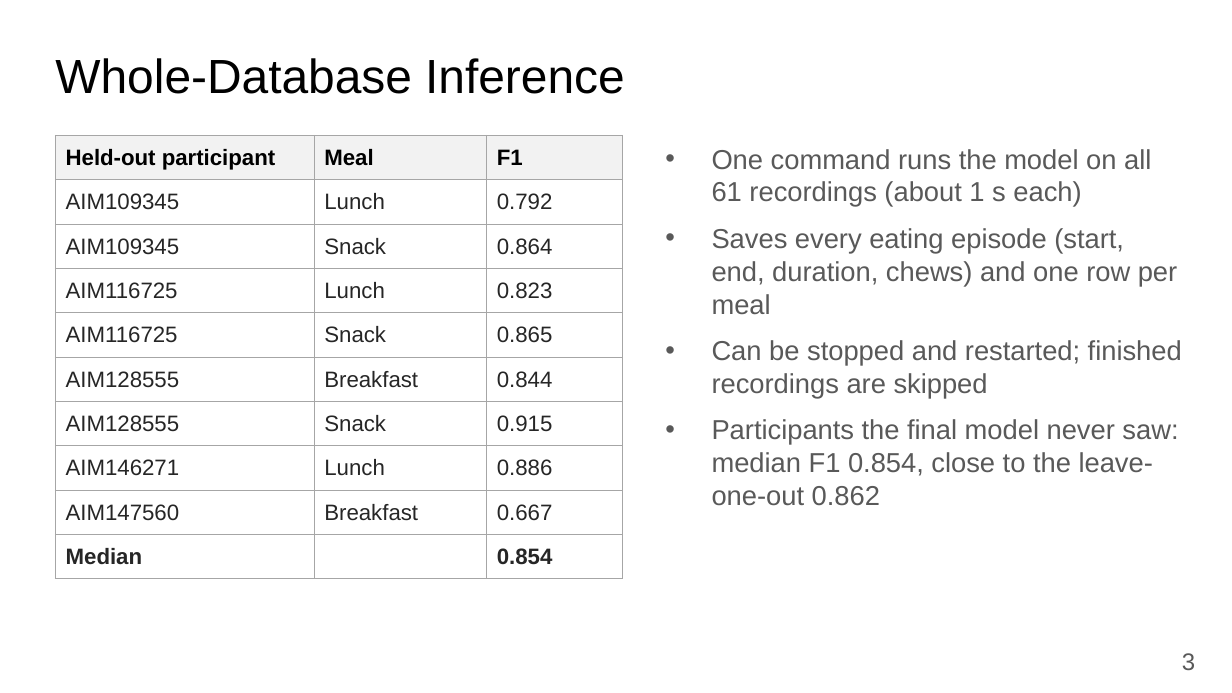
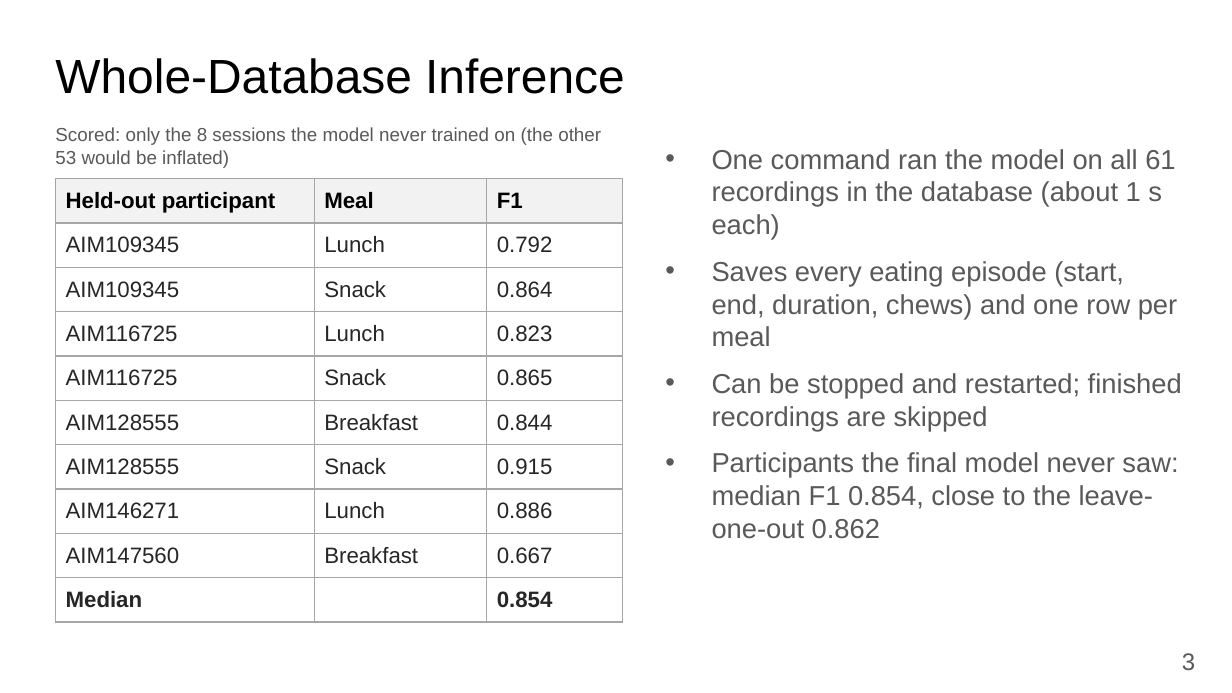
Before and after one commit to Cadunlea/Research_Directory, a slide deck: slide 3 of docs/presentation/lab_meeting_10_28.pptx. Drawn at 1232x693 pixels with LibreOffice and Linux fonts; fonts in the diff are those of the drawing. Boxes give left, top, right and bottom in pixels: in the first picture for what was removed or moved away, otherwise in the second. Text is boxed around its words. In the diff, an @@ line names an element or a change of style, - is before the commit and + after.

```diff
--- a/docs/presentation/lab_meeting_10_28.pptx
+++ b/docs/presentation/lab_meeting_10_28.pptx
@@ text added at [55,127,601,168], 11 pt, text #595959 @@
+Scored: only the 8 sessions the model never trained on (the other 53 would be inflated)
@@ text at [712,149,1175,240]: text changed @@
-• One command runs the model on all 61 recordings (about 1 s each)
+• One command ran the model on all 61 recordings in the database (about 1 s each)
@@ table: place and size @@
-table at [55,136,622,569]
+table at [55,179,622,612]
```
Also in this commit, not shown: 1 other file.
